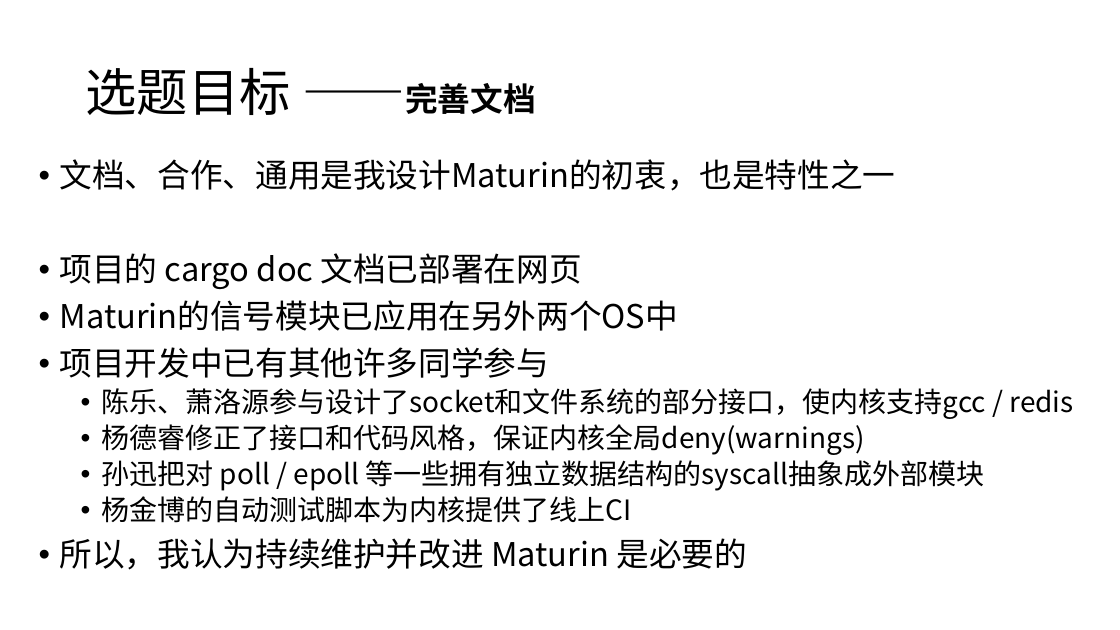
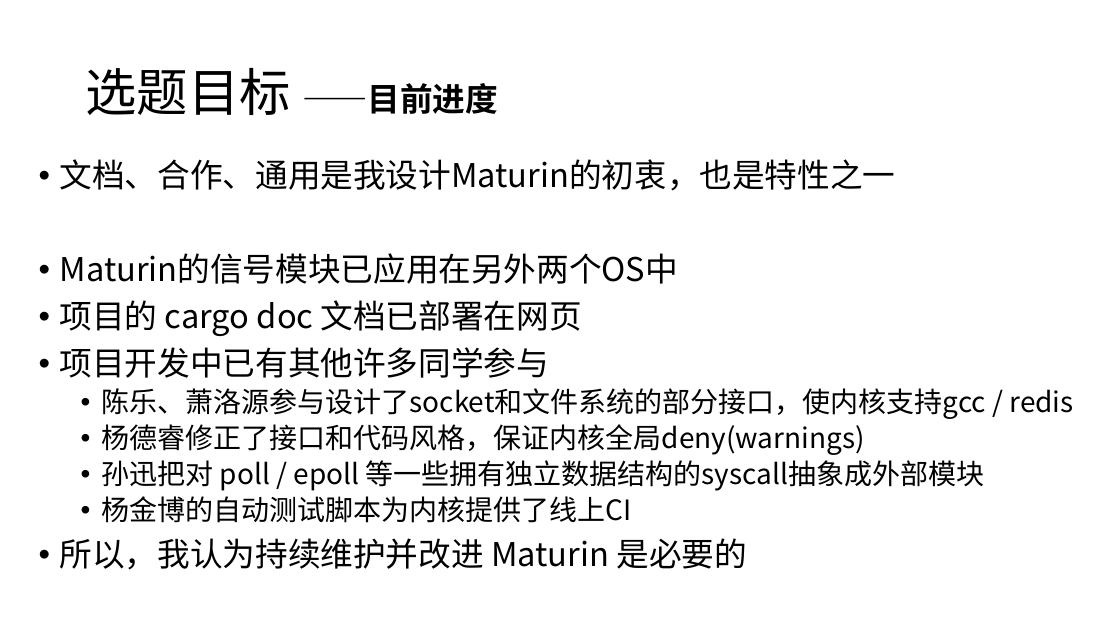
Before and after one commit to scPointer/maturin, a slide deck: slide 13 of repo/20230105.pptx (slide 12 before the commit). Drawn at 1120x630 pixels with LibreOffice and Linux fonts; fonts in the diff are those of the drawing. Boxes give left, top, right and bottom in pixels: in the first picture for what was removed or moved away, otherwise in the second. Text is boxed around its words. In the diff, an @@ line names an element or a change of style, - is before the commit and + after.

```diff
--- a/repo/20230105.pptx
+++ b/repo/20230105.pptx
@@ title at (85,68,498,115): text changed; size 44 to 28 pt; bold on @@
-选题目标 ——完善文档
+选题目标 ——目前进度
@@ text at (60,253,678,284): paragraph added @@
+• Maturin的信号模块已应用在另外两个OS中
@@ text at (60,300,678,331): paragraph removed @@
-• Maturin的信号模块已应用在另外两个OS中
```
Also in this commit, not shown: 11 other slides changed, 1 slide added, 1 other file.
